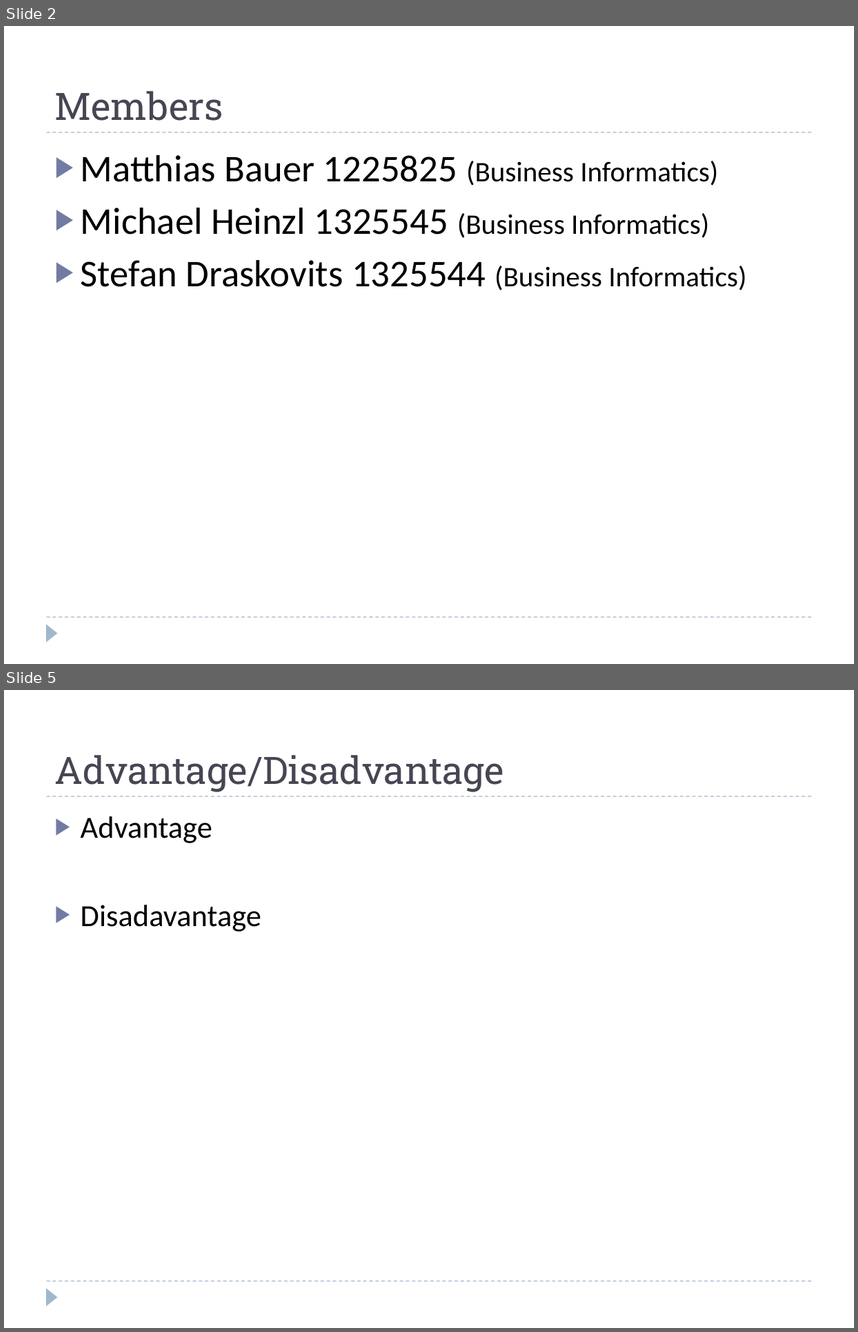
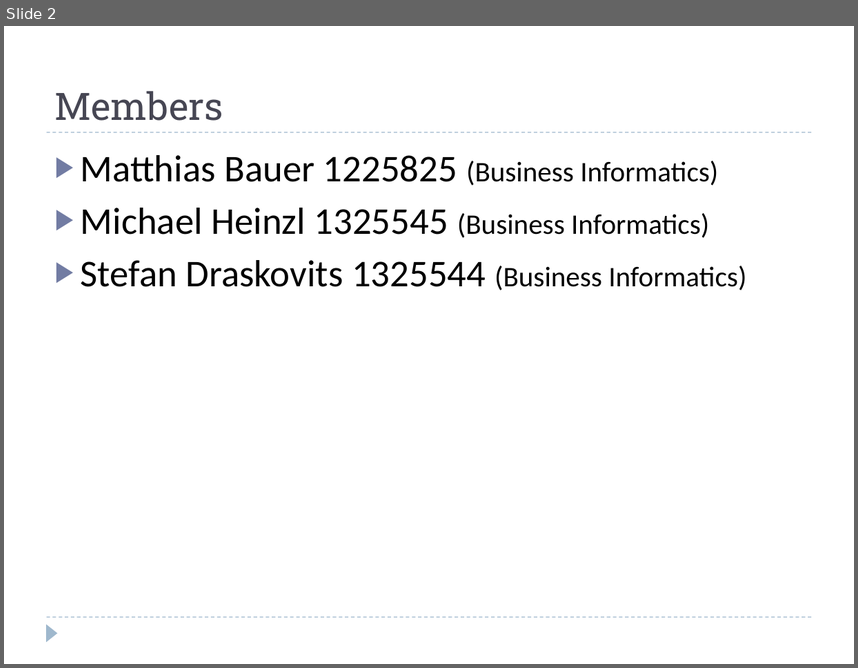
Before and after one commit to BauerMatthias/ECommerce, a slide deck: Lab1/Lab1.pptx. Shown one above the other, each under a label of ours: slides 2 and 5 before the commit, slide 2 after it; the slides between them are not shown. The pictures are 858x1332 and 858x668 pixels, drawn with LibreOffice and Linux fonts; fonts in the diff are those of the drawing. Boxes give left, top, right and bottom in pixels: in the first picture for what was removed or moved away, otherwise in the second. Text is boxed around its words. In the diff, an @@ line names an element or a change of style, - is before the commit and + after.

```diff
--- a/Lab1/Lab1.pptx
+++ b/Lab1/Lab1.pptx
@@ slide 5 removed at (4,690,854,1328), background #FFFFFF; not listed: 3 template elements that a slide beside it also shows @@
@@ title removed at (55,755,504,792) @@
-Advantage/Disadvantage
@@ text removed at (81,816,261,931) @@
-▶ Advantage
-▶ Disadavantage
```
Also in this commit, not shown: 2 slides changed.
